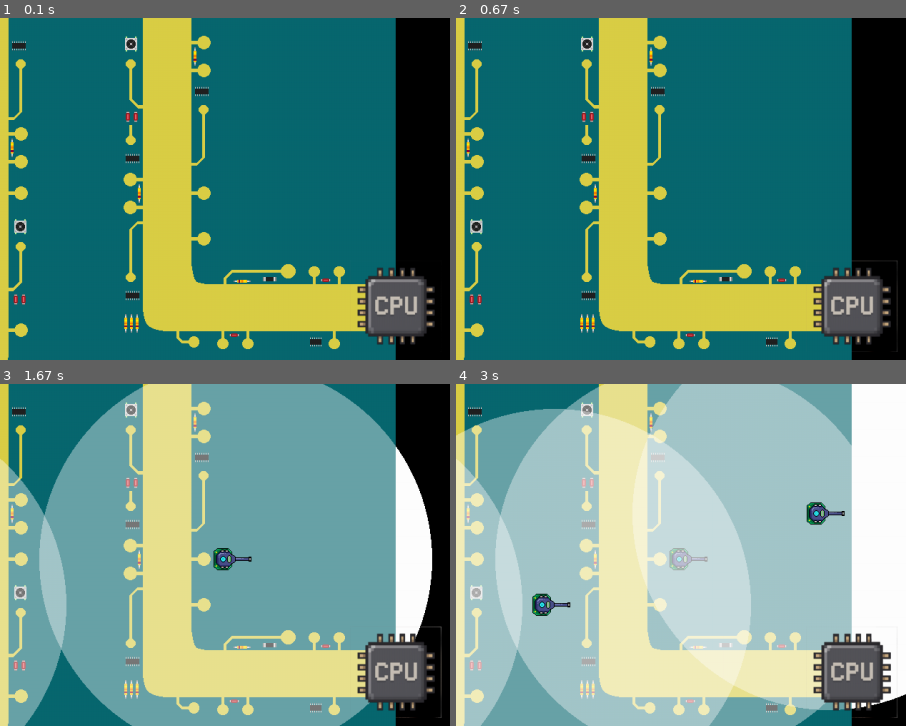
Above: before the commit, frames 1-4 (two rows, left to right).
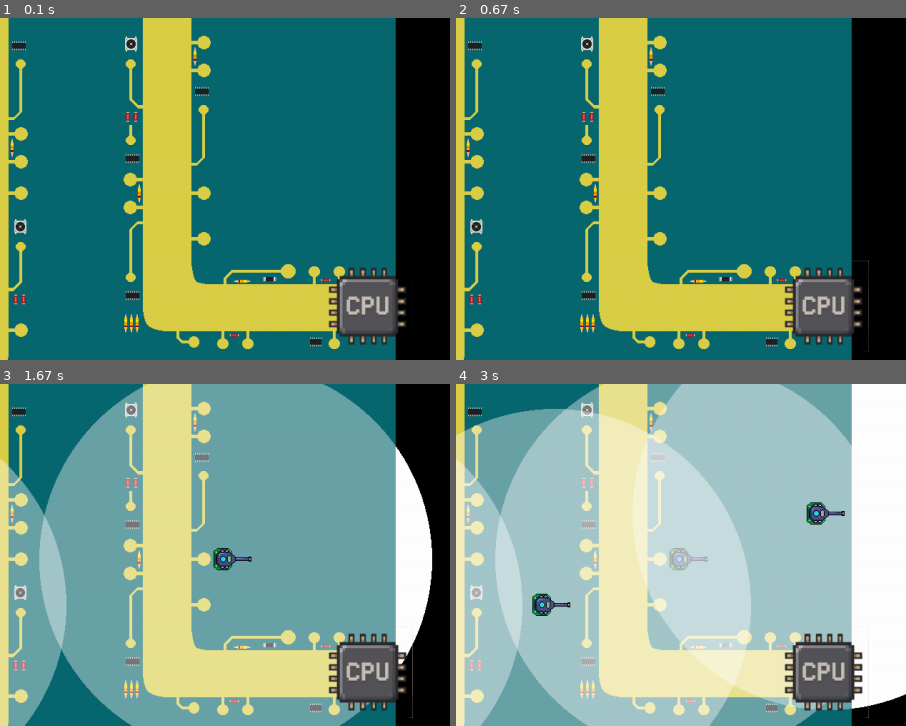
Above: after the commit, the same moments.

Repository: sdk0124/pygame_defense
Game: pygame game, started from entities/final_base.py
The game is run twice, just before and just after one commit, with the same random seed, the same clock (stepped at 60 frames per second) and the same inputs.
Inputs (mouse positions are % of the whole screen's width and height, from its top left):
- Up to frame 1 (0.1 s): no input
- Up to frame 2 (0.67 s): no input
- Up to frame 3 (1.67 s): click (60, 72) at 0.88 s; click (19, 73) at 1.22 s; click (24, 13) at 1.55 s
- Up to frame 4 (3 s): click (45, 76) at 1.88 s; click (76, 66) at 2.22 s
The pictures show only the part of the screen within x 32-82%, y 44-94%; the shares and areas given below are measured in that part.

The runs differ from the first frame. In frame 1, 3.5% of the frame differs, in the area x 72-97%, y 73-96%; in frame 2, 3.5%; in frame 3, 3.6%, in the area x 72-99%, y 70-98%; in frame 4, 3.6%.

Commit message:
Add get_finalbase_currentHp func in FinalBase

Diff:
--- a/entities/final_base.py
+++ b/entities/final_base.py
@@ -11,6 +11,9 @@
         self.image = image
         self.rect = self.image.get_rect()
         self.rect.center = self.position
+
+    def get_FinalBase_curHp(self):
+        return self.hp
 
     def get_isFinalBase_dead(self):
         return self.is_dead
@@ -80,7 +83,7 @@
     cur_wave_round = 3
     wave_data = WAVE_DATA
 
-    final_base = FinalBase((960, 830), FINAL_BASE_DATA["max_hp"], final_base_image)
+    final_base = FinalBase((920, 830), FINAL_BASE_DATA["max_hp"], final_base_image)
 
     enemy_manager = EnemyManager(world.get_waypoints(), ENEMY_DATA, enemy_images)
     enemy_manager.set_wave(cur_wave_round - 1, wave_data)
